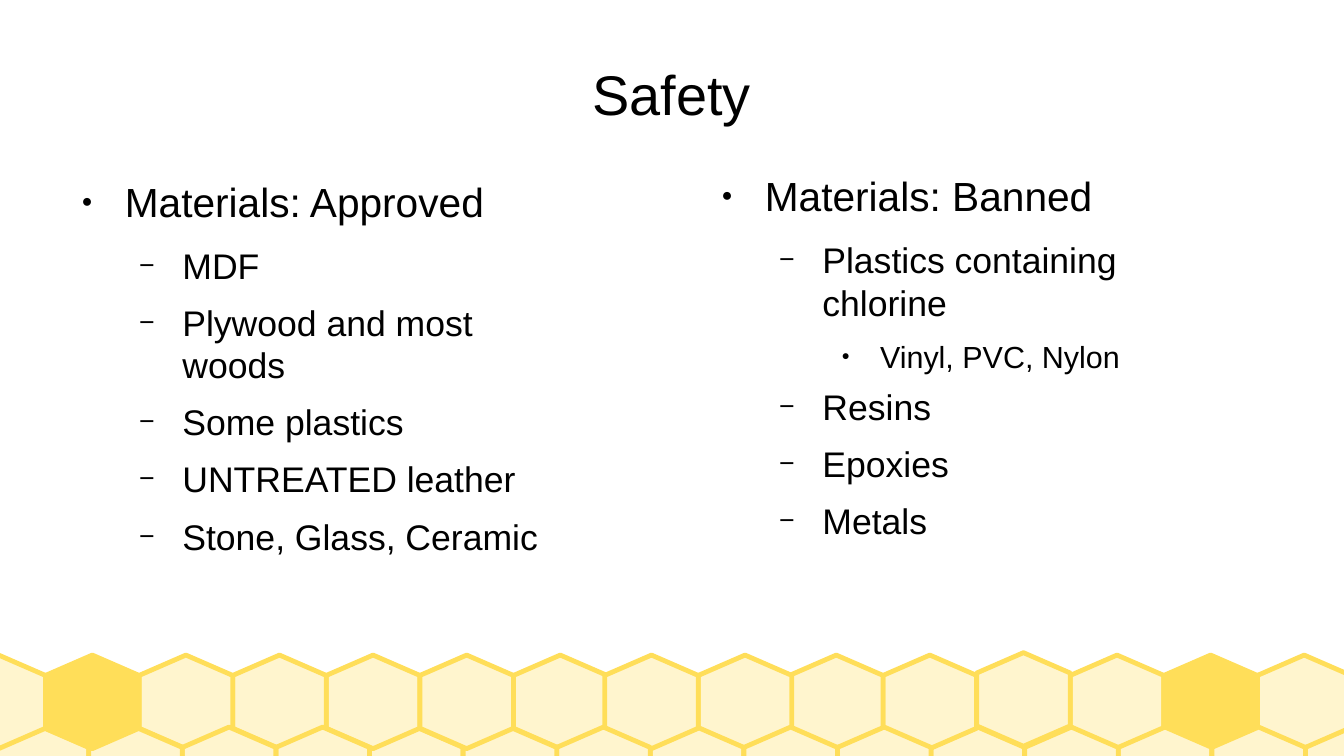
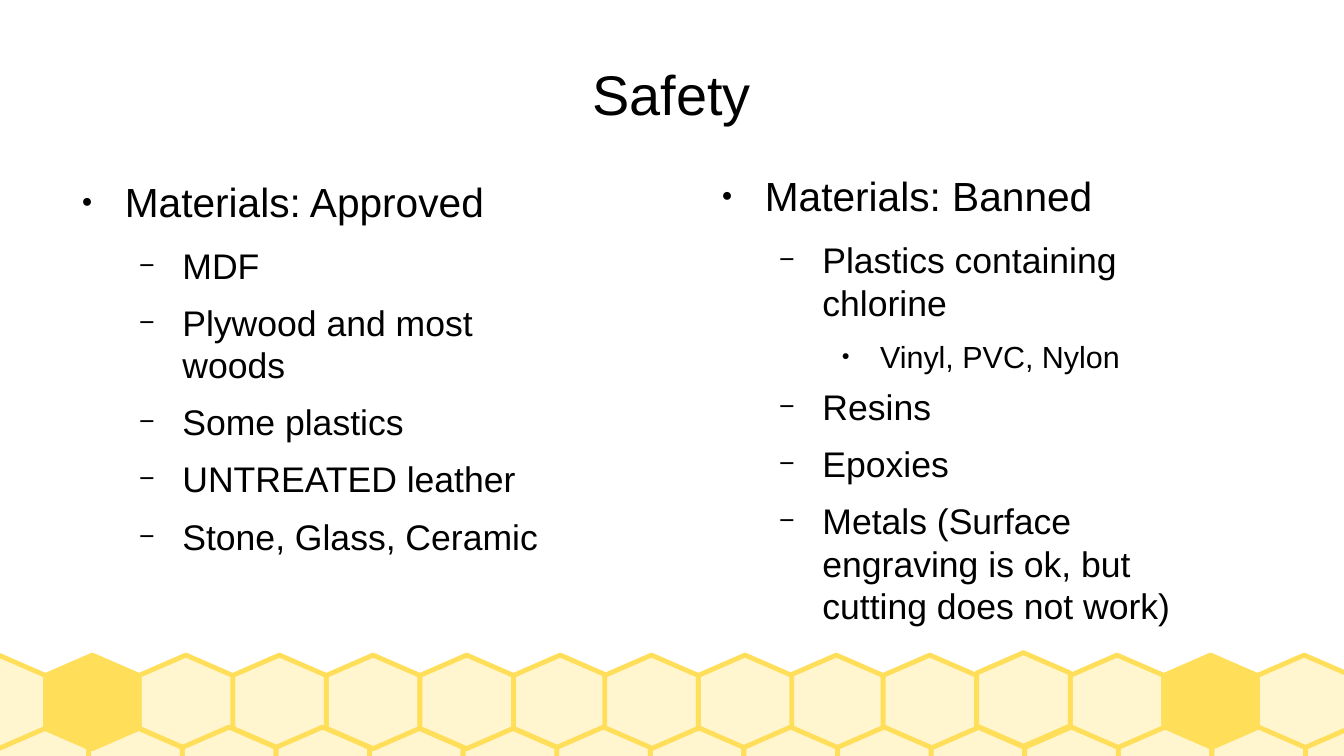
Before and after one commit to jarney/SparkStudioSalem-IndustrialLaserCutters, a slide deck: slide 28 of Training-GeneralPublic.odp (slide 23 before the commit). Drawn at 1344x756 pixels with LibreOffice and Linux fonts; fonts in the diff are those of the drawing. Boxes give left, top, right and bottom in pixels: in the first picture for what was removed or moved away, otherwise in the second. Text is boxed around its words. In the diff, an @@ line names an element or a change of style, - is before the commit and + after.

```diff
--- a/Training-GeneralPublic.odp
+++ b/Training-GeneralPublic.odp
@@ text at box(822, 508, 1170, 627): text changed @@
-  − Metals
+  − Metals (Surface engraving is ok, but cutting does not work)
```
Also in this commit, not shown: 12 other slides changed, 6 slides added, 1 slide removed, 3 other files.
